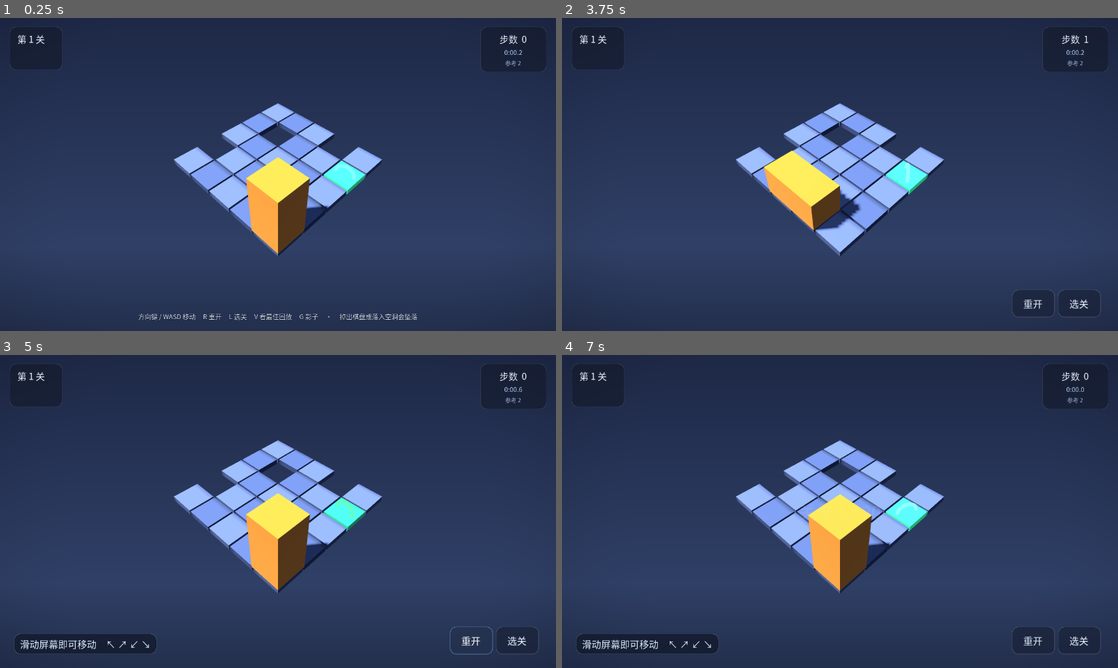
Above: before the commit, frames 1-4 (two rows, left to right).
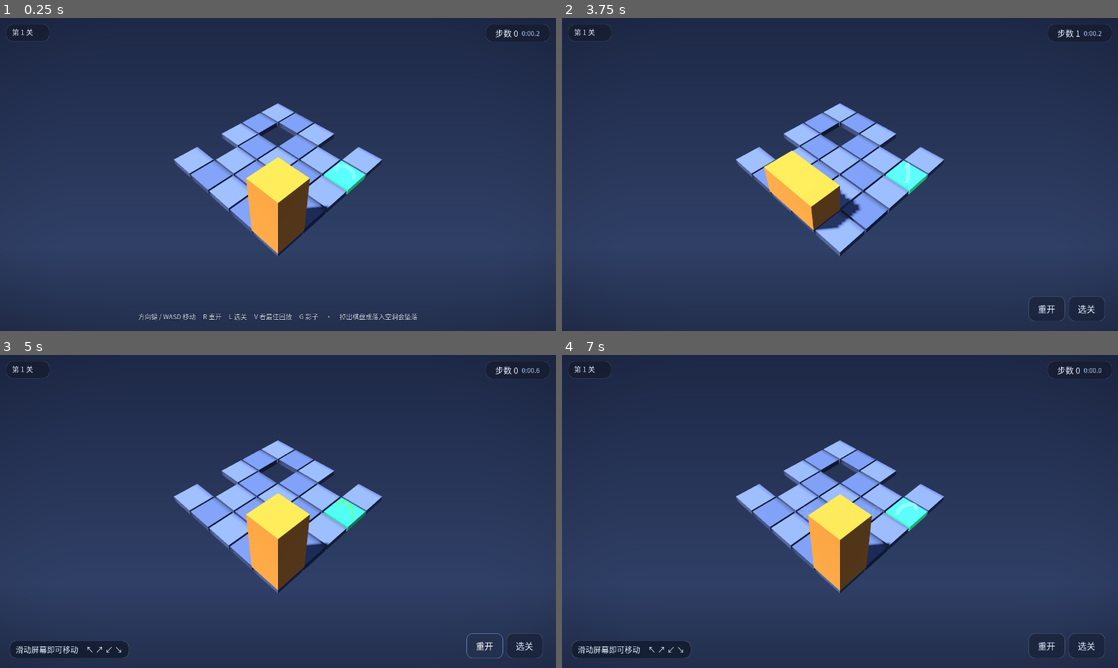
Above: after the commit, the same moments.

Repository: EasyIndie/EasyGodot
Game: Godot game, scene res://scenes/main.tscn
Two runs of this game, one before a commit and one after it. Both use one fixed random seed, a clock stepped at 60 frames per second and the inputs below.
Inputs (mouse positions are in pixels of both pictures, inside the frame that each line leads up to):
- Up to frame 1 (0.25 s): no input
- Up to frame 2 (3.75 s): tap Enter at 0.5, 3.5 s; move the mouse to (962, 158) at 0.52 s; hold Right 0.53-1.25 s; tap R at 0.6 s; click (962, 158) at 0.67 s; tap Space at 0.77, 1.07, 2 s; drag from (728, 190) to (812, 237) at 1.27 s; move the mouse to (895, 105) at 2.02 s; hold Right 2.03-2.75 s; tap V at 2.1 s; drag from (812, 237) to (673, 127) at 2.77 s; move the mouse to (1006, 221) at 3.52 s; hold Left from 3.53 s (still down); tap T at 3.6 s
- Up to frame 3 (5 s): tap Space at 3.77, 4.07 s; release Left at 4.25 s; click "重开" at 4.25 s
- Up to frame 4 (7 s): click "选关" at 5 s; click (728, 442) at 5.75 s; tap Space at 6.5 s; drag from (673, 464) to (756, 433) at 6.52 s

The runs differ from the first frame. In frame 1, 0.3% of the frame differs, in the area x 1-99%, y 2-18%; in frame 2, 0.6%; in frame 3, 2.0%, in the area x 1-99%, y 2-97%; in frame 4, 2.0%.

Commit message:
界面继续紧凑化：HUD 只占角上一小块 + 修「改了布局却不生效」的真 bug
【紧凑化】
· 左上：「第 N 关」面板 122×72 → **100×40**（字号也收一档）
· 右上：196×78 → **148×60**；**没有记录时只有 40 高**
  - 步数 + 计时并到**同一行**（HBox）：它们是"这一局正在累积的数字"，本就该并排
  - 第二行只放**本机记录**（最佳步数 / 最快时间）；**没有记录时整行不显示**，
    面板跟着收成一行 —— 信息在真正存在的时候才占位置
· 「参考 N 步」（本关最少几步）从游戏画面移出：它是**关卡信息**，不是这一局的记录，
  选关界面的卡片状态与详情里已经有了（那里才是挑关卡、看目标的地方）。
  游戏画面上只留"你正在打的这一局"和"你自己的记录"。
· 面板内边距 12 → 6、HUD 边距 22 → 14；触屏胶囊与手势提示的尺寸/间距同步收紧
  （拇指落点仍保 44pt 下限）

【顺带挖出一个真 bug：紧凑化一开始完全没生效】
根因：_update_safe_area() 在"安全区没变化"时**提前 return**，把
_apply_hud_insets() 一起跳过了。于是**没有刘海 / 安全区为 0 的设备**
（桌面、多数 Android）上，HUD 面板永远停在**创建时写死的偏移**（22/20/78）——
改了半天的布局，实测面板尺寸一点没变。
修法：安全区的"变没变"只用来决定是否**转发给子控件**；
HUD 布局**每次都要重算**（它的输入不只是安全区，还有视口尺寸）。
创建面板时的偏移也改成引用同一组常量，不再写死数字。

【测试】tests/test_e2e::_test_hud_minimal 扩写：
· 面板尺寸必须是真的紧凑（左 ≤42 高、≤104 宽；右 ≤62 高，没记录时 ≤46）
· 步数与计时必须在同一行
· 「参考」不得出现在游戏画面，但选关详情里必须保留（信息不能丢）
· 记录行的出现/消失：没记录时隐藏、面板收成一行；record_win 之后出现且含"最佳/最快"
· **布局常量必须真的被应用**（左边距 == HUD_MARGIN）——这条就是上面那个 bug 的守卫，
  修复前它是红的（实测 22 ≠ 14）

全仓 **15 套件 / 1129 断言全绿**；竖屏 390×844 / 横屏 844×390 截图核对过。

Diff:
--- a/games/puzzle-core/meta/touch_controls.gd
+++ b/games/puzzle-core/meta/touch_controls.gd
@@ -216,8 +216,8 @@
 	# 底部被控件（含安全区）占用的高度，供 HUD 提示带避让。
 	# 数字键与动作胶囊并排，所以取两者更高的那个（不是相加）。
 	var pad: float = _unit * 3.0 if _pad_enabled else 0.0
-	var bh: float = clampf(_unit * 0.68, 44.0, 72.0)
-	return maxf(pad, bh) + float(_insets.get("bottom", 0.0)) + 24.0
+	var bh: float = clampf(_unit * 0.62, 44.0, 58.0)
+	return maxf(pad, bh) + float(_insets.get("bottom", 0.0)) + 18.0
 
 
 func set_screen_dirs(dirs: Dictionary) -> void:
@@ -363,7 +363,7 @@
 		return
 	var vp: Vector2 = get_viewport().get_visible_rect().size
 	_unit = LAYOUT.touch_unit(vp)
-	var margin: float = _unit * 0.34
+	var margin: float = _unit * 0.24
 	var pad: float = _unit * 3.0
 	var sl: float = float(_insets.get("left", 0.0))
 	var sr: float = float(_insets.get("right", 0.0))
@@ -384,8 +384,8 @@
 	for b in _action_buttons:
 		if b.visible:
 			visible_actions.append(b)
-	var bh: float = clampf(_unit * 0.68, 44.0, 72.0)
-	var bw: float = bh * 1.55
+	var bh: float = clampf(_unit * 0.62, 44.0, 58.0)
+	var bw: float = bh * 1.45
 	var sep: float = maxf(_unit * 0.16, 8.0)
 	for b in _action_buttons:
 		b.custom_minimum_size = Vector2(bw, bh)
@@ -412,7 +412,7 @@
 	# 窄屏适配用「缩字号」而不是「换行」：换行会让提示条变成两行高，
 	# 在小屏上又会去挤棋盘；缩字号则始终是一行，位置稳定、可预测。
 	var max_w: float = maxf(vp.x - sl - sr - margin * 2.0, 120.0)
-	var fs: float = clampf(_unit * 0.26, 13.0, 22.0)
+	var fs: float = clampf(_unit * 0.23, 12.0, 18.0)
 	_hint_label.add_theme_font_size_override("font_size", int(fs))
 	var hs: Vector2 = _hint.get_combined_minimum_size()
 	if hs.x > max_w and hs.x > 1.0:
--- a/games/puzzle-core/scenes/main.gd
+++ b/games/puzzle-core/scenes/main.gd
@@ -75,9 +75,17 @@
 # 面板宽度按"最少信息"定：左边只有「第 N 关」，右边是步数/计时/最佳（一行）。
 # 通关进度、总成绩这些**元信息**不在游戏画面里 —— 它们在选关界面，
 # 那里才是"看进度、挑关卡"的地方；游戏画面上多一行字就少一分棋盘的呼吸空间。
-const LEFT_PANEL_W := 122.0
-const RIGHT_PANEL_W := 152.0
-const PANEL_H := 72.0
+# 紧凑化：面板高度按"实际内容行数"给，不再统一 72 的宽松值。
+# 左边只有「第 N 关」一行；右边两行（当前：步数 + 计时 ／ 记录：最佳 + 最快）。
+# 少掉的每一像素都还给棋盘。
+const LEFT_PANEL_W := 100.0
+const RIGHT_PANEL_W := 148.0
+const LEFT_PANEL_H := 40.0
+const RIGHT_PANEL_H := 60.0
+# 没有记录时右面板只有一行（步数 + 计时），高度随之收一半。
+# 面板**按内容长高**是刻意的：信息在真正存在的时候才占位置。
+const RIGHT_PANEL_H_ONE_LINE := 40.0
+const HUD_MARGIN := 14.0
 
 const LIGHT_ENERGY := 1.15  # 主光基础亮度
 
@@ -486,15 +494,18 @@
 	# 电视会裁掉四周约 5%（过扫描），而系统安全区在电视上通常报 0 → 兜一个下限
 	if _is_tv_like():
 		ins = UiLayout.apply_tv_floor(ins, vp_size)
-	if UiLayout.insets_equal(ins, _safe_insets):
-		return
-	_safe_insets = ins
-	if touch_controls != null:
-		touch_controls.set_safe_insets(ins)
-	if level_select != null:
-		level_select.set_safe_insets(ins)
-	if ending != null:
-		ending.set_safe_insets(ins)
+	if not UiLayout.insets_equal(ins, _safe_insets):
+		_safe_insets = ins
+		if touch_controls != null:
+			touch_controls.set_safe_insets(ins)
+		if level_select != null:
+			level_select.set_safe_insets(ins)
+		if ending != null:
+			ending.set_safe_insets(ins)
+	# HUD 布局**每次都要重算**，不能挂在"安全区变了"的分支里：
+	# 它的输入不只是安全区，还有视口尺寸。早先的写法在"没有安全区的设备"
+	#（桌面、多数 Android）上会一路提前 return —— 面板永远停在创建时写死的偏移，
+	# **改了布局却不生效**（真实踩过：紧凑化改了半天，实测面板尺寸一点没变）。
 	_apply_hud_insets()
 
 
@@ -505,9 +516,9 @@
 	if left_panel == null or right_panel == null:
 		return
 	var vp: Vector2 = get_viewport().get_visible_rect().size
-	var sl: float = float(_safe_insets.get("left", 0.0)) + 22.0
-	var sr: float = float(_safe_insets.get("right", 0.0)) + 22.0
-	var st: float = float(_safe_insets.get("top", 0.0)) + 20.0
+	var sl: float = float(_safe_insets.get("left", 0.0)) + HUD_MARGIN
+	var sr: float = float(_safe_insets.get("right", 0.0)) + HUD_MARGIN
+	var st: float = float(_safe_insets.get("top", 0.0)) + HUD_MARGIN
 	# 可用宽度按比例分给两块面板：左边拿大头（关卡文字更长），右边保证最小可读宽度
 	var avail: float = maxf(vp.x - sl - sr, 120.0)
 	var gap: float = 12.0
@@ -515,18 +526,19 @@
 	var rw: float = clampf(minf(RIGHT_PANEL_W, avail - gap - lw), 96.0, RIGHT_PANEL_W)
 	var narrow: bool = vp.x < 620.0
 	# 窄屏同时缩小字号 + 缩短文案（宁可信息少一点，也不要溢出错行）
-	level_label.add_theme_font_size_override("font_size", 17 if narrow else 19)
-	moves_label.add_theme_font_size_override("font_size", 19 if narrow else 21)
-	best_label.add_theme_font_size_override("font_size", 11 if narrow else 12)
+	level_label.add_theme_font_size_override("font_size", 15 if narrow else 16)
+	moves_label.add_theme_font_size_override("font_size", 18 if narrow else 19)
+	time_label.add_theme_font_size_override("font_size", 14 if narrow else 15)
+	best_label.add_theme_font_size_override("font_size", 10 if narrow else 11)
 	_hud_narrow = narrow
 	left_panel.offset_left = sl
 	left_panel.offset_right = sl + lw
 	left_panel.offset_top = st
-	left_panel.offset_bottom = st + PANEL_H
+	left_panel.offset_bottom = st + LEFT_PANEL_H
 	right_panel.offset_left = -sr - rw
 	right_panel.offset_right = -sr
 	right_panel.offset_top = st
-	right_panel.offset_bottom = st + PANEL_H
+	right_panel.offset_bottom = st + RIGHT_PANEL_H
 	_update_hud()
 
 
@@ -1141,32 +1153,39 @@
 	# 「回放」按钮只在本关**确实有回放记录**时出现（没有记录就不留死按钮）
 	if touch_controls != null:
 		touch_controls.set_replay_available(progress.has_replay(_level_key(current_index)))
-	moves_label.text = "步数  %d" % game.move_count
+	moves_label.text = "步数 %d" % game.move_count
 	_update_clock_label(true)
 
-	# 最佳 / 参考步数：给「刷分」提供明确目标
+	# 第二行：本机记录（最佳步数 / 最快时间）。
+	# **「参考」（本关最少几步）不在这里** —— 它是"关卡信息"，不是"这一局的记录"，
+	# 放在选关界面的卡片与详情里（那里才是挑关卡、看目标的地方）。
+	# 游戏画面上只保留"你正在打的这一局"和"你自己的记录"。
 	var key: String = _level_key(current_index)
 	var best: int = progress.best_moves(key)
 	var optimal: int = -1
 	if current_index >= 0 and current_index < entries.size():
 		optimal = int(entries[current_index].get("optimal", -1))
-	# 面板宽度只有 196px：三条记录挤在一行会被直接裁掉（实测「已最…」少半截），
-	# 所以拆成两行短文本 —— 竖向空间是富余的，横向才是瓶颈。
 	var lines: Array = []
-	var step_parts: Array = []
 	if best > 0:
-		step_parts.append("最佳 %d" % best)
+		var step_txt: String = "最佳 %d" % best
 		if optimal > 0 and best == optimal:
-			step_parts.append("已最优")
-	elif optimal > 0:
-		step_parts.append("参考 %d" % optimal)
-	if step_parts.size() > 0:
-		lines.append("　·　".join(step_parts))
+			step_txt += "（已最优）"      # 打到理论最少步时的即时褒奖
+		lines.append(step_txt)
 	var bt: int = progress.best_time(key)
 	if bt >= 0:
 		lines.append("最快 %s" % Leaderboard.format_clock(bt))
-	# 最佳 / 参考合并成**一行**：它们是同一个用途（刷分目标），分两行只是占高度
-	best_label.text = "　·　".join(lines) if lines.size() > 0 else "　"
+	# 没有记录时**整行不显示**（连占位都不要）：面板高度随之收成一行。
+	# 有记录时它才长出来 —— 信息在真正存在的时候才出现。
+	best_label.text = "　·　".join(lines)
+	best_label.visible = lines.size() > 0
+	if right_panel != null:
+		# 面板高度**跟着内容走**：没有记录就只占一行。
+		# 这里直接改 offset（不能回头调 _apply_hud_insets：它末尾会调用 _update_hud，
+		# 会绕成无限递归）；只在值真的不同才写，避免每帧把布局标脏。
+		var want_bottom: float = right_panel.offset_top + \
+			(RIGHT_PANEL_H if best_label.visible else RIGHT_PANEL_H_ONE_LINE)
+		if not is_equal_approx(right_panel.offset_bottom, want_bottom):
+			right_panel.offset_bottom = want_bottom
 
 
 func _wait_for_anim() -> void:
@@ -1381,10 +1400,10 @@
 	left_panel = left
 	left.anchor_left = 0.0
 	left.anchor_top = 0.0
-	left.offset_left = 22.0
-	left.offset_top = 20.0
-	left.offset_right = 22.0 + LEFT_PANEL_W
-	left.offset_bottom = 20.0 + 100.0
+	left.offset_left = HUD_MARGIN
+	left.offset_top = HUD_MARGIN
+	left.offset_right = HUD_MARGIN + LEFT_PANEL_W
+	left.offset_bottom = HUD_MARGIN + LEFT_PANEL_H
 	var col := VBoxContainer.new()
 	col.add_theme_constant_override("separation", 9)
 	level_label = Label.new()
@@ -1404,27 +1423,34 @@
 	right_panel = right
 	right.anchor_left = 1.0
 	right.anchor_right = 1.0
-	right.offset_left = -22.0 - RIGHT_PANEL_W
-	right.offset_right = -22.0
-	right.offset_top = 20.0
-	right.offset_bottom = 20.0 + 78.0
+	right.offset_left = -(HUD_MARGIN + RIGHT_PANEL_W)
+	right.offset_right = -HUD_MARGIN
+	right.offset_top = HUD_MARGIN
+	right.offset_bottom = HUD_MARGIN + RIGHT_PANEL_H
+	# 两行，按**语义**分行：
+	#   第 1 行 = 这一局正在累积的数字（步数 + 计时）—— HBox 放同一行，省一行高度
+	#   第 2 行 = 本机的记录（最佳步数 / 最快时间）—— 刷分目标，颜色压暗
+	# 早先是三行各占一行，"当前"和"记录"混在一起，还要更多高度。
 	var rcol := VBoxContainer.new()
-	rcol.add_theme_constant_override("separation", 3)
+	rcol.add_theme_constant_override("separation", 2)
+	var rrow := HBoxContainer.new()
+	rrow.add_theme_constant_override("separation", 8)
+	rrow.alignment = BoxContainer.ALIGNMENT_CENTER
 	moves_label = Label.new()
-	moves_label.horizontal_alignment = HORIZONTAL_ALIGNMENT_CENTER
 	moves_label.vertical_alignment = VERTICAL_ALIGNMENT_CENTER
-	moves_label.add_theme_font_size_override("font_size", 21)
+	moves_label.add_theme_font_size_override("font_size", 20)
 	moves_label.add_theme_color_override("font_color", Color(0.92, 0.95, 1.0))
-	rcol.add_child(moves_label)
+	rrow.add_child(moves_label)
 	time_label = Label.new()
-	time_label.horizontal_alignment = HORIZONTAL_ALIGNMENT_CENTER
+	time_label.vertical_alignment = VERTICAL_ALIGNMENT_CENTER
 	time_label.add_theme_font_size_override("font_size", 15)
 	time_label.add_theme_color_override("font_color", Color(0.72, 0.82, 0.98))
 	time_label.text = Leaderboard.format_clock(0)
-	rcol.add_child(time_label)
+	rrow.add_child(time_label)
+	rcol.add_child(rrow)
 	best_label = Label.new()
 	best_label.horizontal_alignment = HORIZONTAL_ALIGNMENT_CENTER
-	best_label.add_theme_font_size_override("font_size", 13)
+	best_label.add_theme_font_size_override("font_size", 11)
 	best_label.add_theme_color_override("font_color", Color(0.62, 0.70, 0.86))
 	best_label.text = "　"
 	rcol.add_child(best_label)
@@ -1449,10 +1475,12 @@
 	var sb := StyleBoxFlat.new()
 	sb.bg_color = Color(0.07, 0.09, 0.15, 0.55)
 	sb.set_corner_radius_all(14)
-	sb.content_margin_left = 18.0
-	sb.content_margin_right = 18.0
-	sb.content_margin_top = 12.0
-	sb.content_margin_bottom = 12.0
+	# 内边距直接决定面板的最小高度（PanelContainer 不会被 offset 压到比内容还小），
+	# 所以"紧凑"要在这里改：12 → 7，四周留白从"宽裕"变"刚好"。
+	sb.content_margin_left = 14.0
+	sb.content_margin_right = 14.0
+	sb.content_margin_top = 6.0
+	sb.content_margin_bottom = 6.0
 	sb.border_color = Color(1.0, 1.0, 1.0, 0.07)
 	sb.set_border_width_all(1)
 	pc.add_theme_stylebox_override("panel", sb)
--- a/games/puzzle-core/tests/test_e2e.gd
+++ b/games/puzzle-core/tests/test_e2e.gd
@@ -313,19 +313,52 @@
 	check(scene.level_label.text == "第 5 关", "游戏画面左上应只显示第几关，实际「%s」" % scene.level_label.text)
 	# 2) 通关进度条已从游戏画面移除（不是隐藏，是删掉）
 	check(not ("progress_bar" in scene), "游戏画面不应再有通关进度条")
-	# 3) 最佳/参考合并成一行（分两行只是占高度）
-	check(not scene.best_label.text.contains("\n"), "最佳/参考应在一行内，实际「%s」" % scene.best_label.text)
-	# 4) 触屏层只有三样东西：方向键盘（默认隐藏）、动作胶囊、手势提示
+	# 3) 右面板只有**两行**：当前（步数+计时 同一行）/ 记录（最佳+最快）
+	check(not scene.best_label.text.contains("\n"), "记录行不该换行，实际「%s」" % scene.best_label.text)
+	check(absf(scene.moves_label.position.y - scene.time_label.position.y) <= 4.0,
+		"步数与计时应在同一行（两个标签字号不同，基线允许几像素差：%.1f vs %.1f）" % [
+			scene.moves_label.position.y, scene.time_label.position.y])
+	# 4) 「参考」（本关最少几步）不在游戏画面上 —— 它是关卡信息，属于选关界面
+	check(not scene.best_label.text.contains("参考"), "游戏画面不该出现「参考」，实际「%s」" % scene.best_label.text)
+	#   但信息不能丢：选关界面的详情里必须有它
+	var detail: String = Leaderboard.detail_text(scene.entries, scene.progress, 4)
+	check(detail.contains("参考"), "选关详情应保留参考步数，实际「%s」" % detail)
+	# 5) 面板必须是真的紧凑（按内容行数给高度，不是统一 72/78 的宽松值）
+	check(scene.left_panel.size.y <= 42.0, "左面板高度应 ≤42，实际 %.0f" % scene.left_panel.size.y)
+	check(scene.right_panel.size.y <= 62.0, "右面板高度应 ≤62，实际 %.0f" % scene.right_panel.size.y)
+	# 没有记录时第二行整行不显示（不占位）；有记录时才长出来
+	check(not scene.best_label.visible, "没有记录时不该显示记录行")
+	check(scene.right_panel.size.y <= 46.0, "没有记录时面板应只有一行高，实际 %.0f" % scene.right_panel.size.y)
+	scene.progress.record_win(scene._level_key(4), ["right", "right", "right"], 12300)
+	scene._update_hud()
+	await process_frame
+	check(scene.best_label.visible, "有记录后应显示记录行")
+	check(scene.best_label.text.contains("最佳") and scene.best_label.text.contains("最快"),
+		"记录行应同时给出最佳步数与最快时间，实际「%s」" % scene.best_label.text)
+	check(scene.right_panel.size.y <= 62.0,
+		"两行时面板仍应 ≤62，实际 %.0f" % scene.right_panel.size.y)
+	check(scene.left_panel.size.x <= 104.0, "左面板宽度应 ≤104，实际 %.0f" % scene.left_panel.size.x)
+	# 5b) 布局常量必须**真的被应用**。
+	#     这里守的是一个真实存在的 bug：_update_safe_area() 曾经在"安全区没变化"时
+	#     提前 return，把 _apply_hud_insets() 一起跳过 —— 于是没有刘海/安全区为 0 的
+	#     设备（桌面、多数 Android）上，面板永远停在**创建时写死的偏移**，
+	#     改布局完全不生效（改了半天的"紧凑化"实测一点没变）。
+	check(absf(scene.left_panel.position.x - scene.HUD_MARGIN) < 1.0,
+		"面板左边距应等于 HUD_MARGIN(%.0f)，实际 %.1f（布局没被应用）" % [
+			scene.HUD_MARGIN, scene.left_panel.position.x])
+	check(absf(scene.left_panel.position.y - scene.HUD_MARGIN) < 1.0,
+		"面板上边距应等于 HUD_MARGIN(%.0f)，实际 %.1f" % [scene.HUD_MARGIN, scene.left_panel.position.y])
+	# 6) 触屏层只有三样东西：方向键盘（默认隐藏）、动作胶囊、手势提示
 	var tc = scene.touch_controls
 	var names: Array = tc.ui_child_names()
 	check(names.size() == 3, "触屏层应只有 3 个界面元素，实际 %s" % str(names))
 	check(not tc.pad_visible(), "方向键默认不显示（手势是主要输入）")
-	# 5) 方向键开关：开了就出现，关了就没
+	# 7) 方向键开关：开了就出现，关了就没
 	tc.set_pad_enabled(true)
 	check(tc.pad_visible(), "开启方向键后应显示")
 	tc.set_pad_enabled(false)
 	check(not tc.pad_visible(), "关闭方向键后应隐藏")
-	# 6) 「回放」按钮只在本关确实有回放记录时才出现（不留永远点不动的死按钮）
+	# 8) 「回放」按钮只在本关确实有回放记录时才出现（不留永远点不动的死按钮）
 	tc.set_replay_available(false)
 	check(not tc.replay_available(), "没有回放记录时不该显示回放按钮")
 	tc.set_replay_available(true)
Binary file changed: games/puzzle-core/fonts/NotoSansSC-Regular.otf
